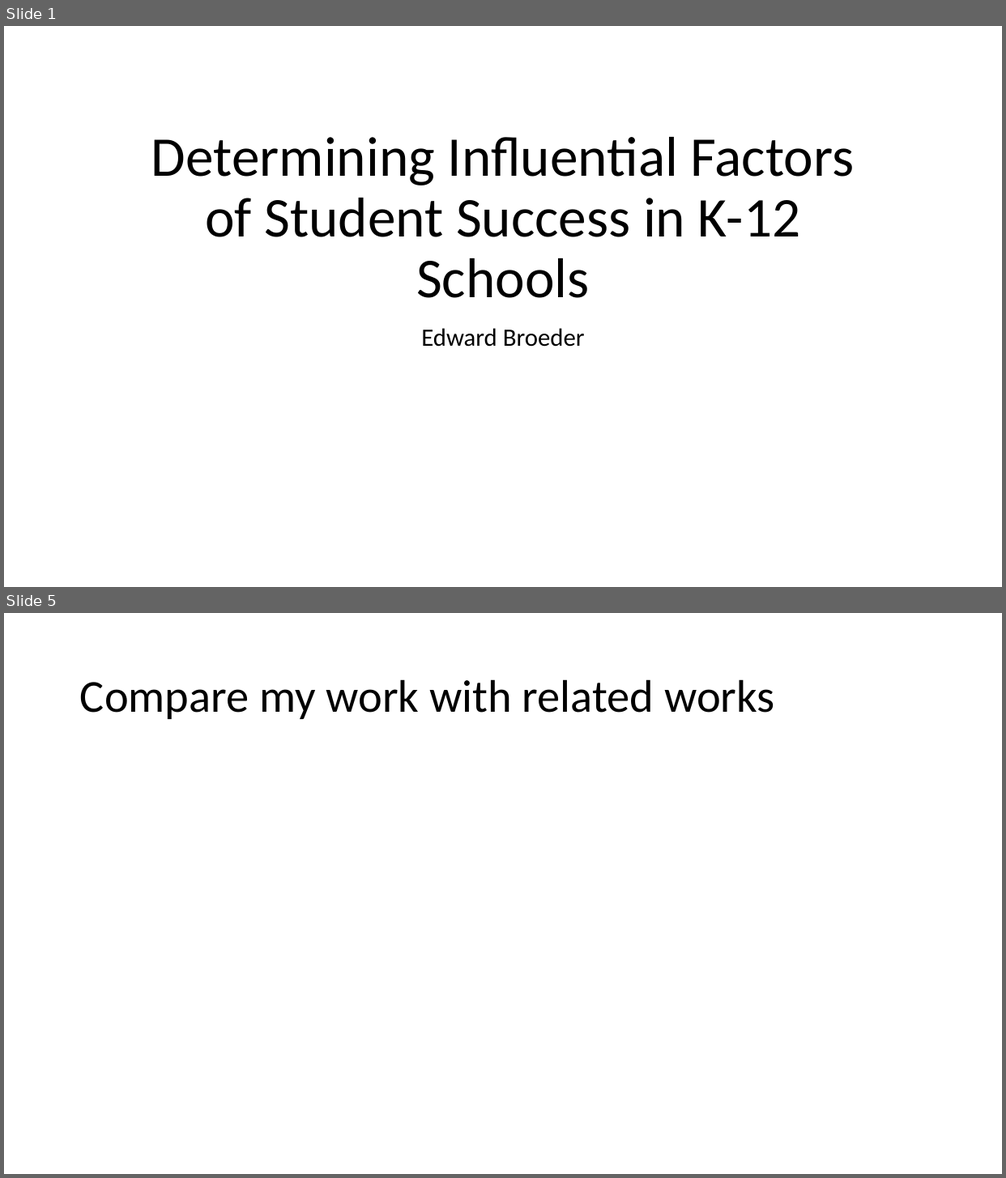
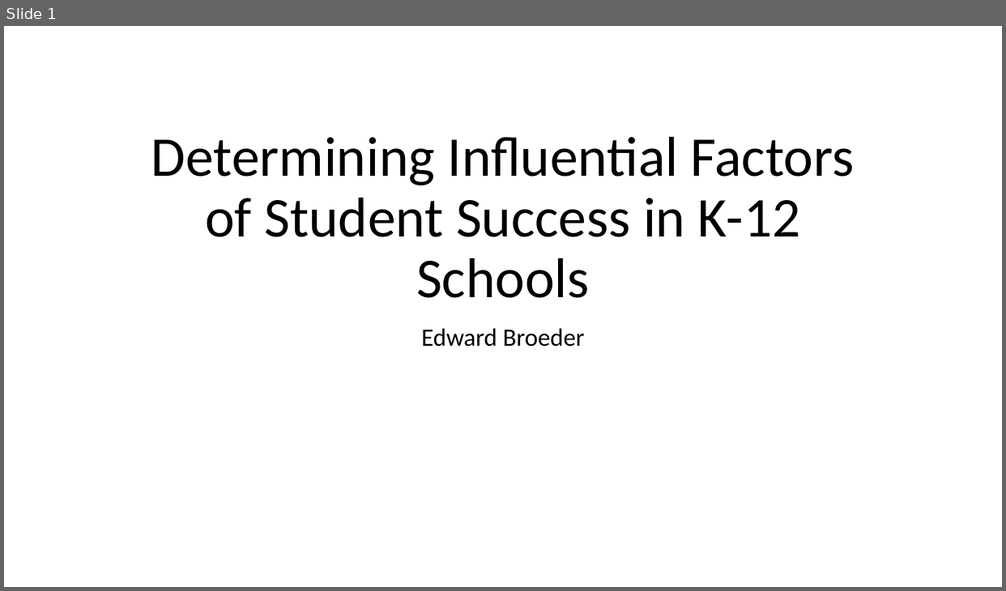
Before and after one commit to eddiebroeder/CS185C_Project, a slide deck: Determining Influential Factors of Student Success.pptx. Shown one above the other, each under a label of ours: slides 1 and 5 before the commit, slide 1 after it; the slides between them are not shown. The pictures are 1006x1178 and 1006x591 pixels, drawn with LibreOffice and Linux fonts; fonts in the diff are those of the drawing. Boxes give left, top, right and bottom in pixels: in the first picture for what was removed or moved away, otherwise in the second. Text is boxed around its words. In the diff, an @@ line names an element or a change of style, - is before the commit and + after.

```diff
--- a/Determining Influential Factors of Student Success.pptx
+++ b/Determining Influential Factors of Student Success.pptx
@@ slide 5 removed at [4,613,1002,1174], background #FFFFFF @@
@@ title removed at [80,679,775,719] @@
-Compare my work with related works
```
Also in this commit, not shown: 3 slides changed, 11 slides added, 1 other slide removed.
